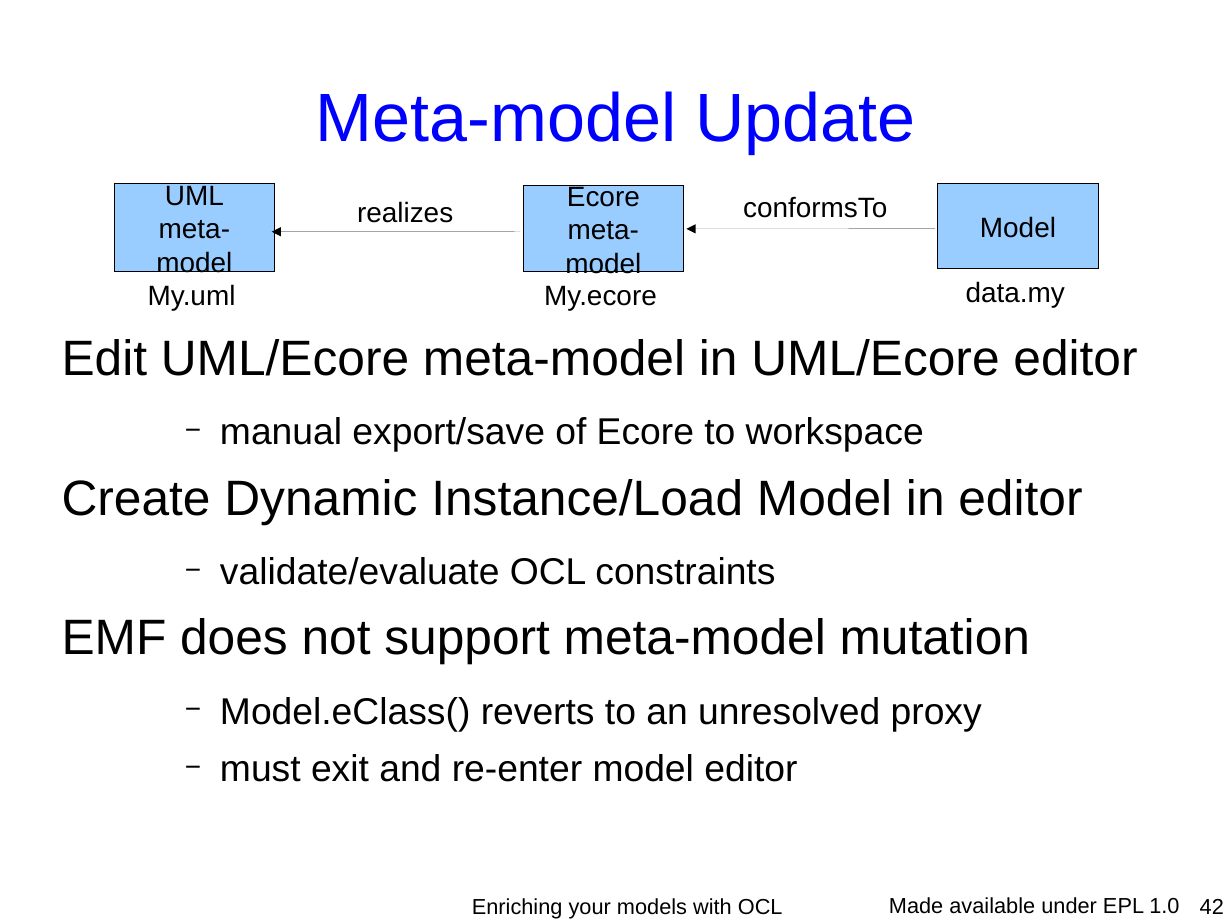
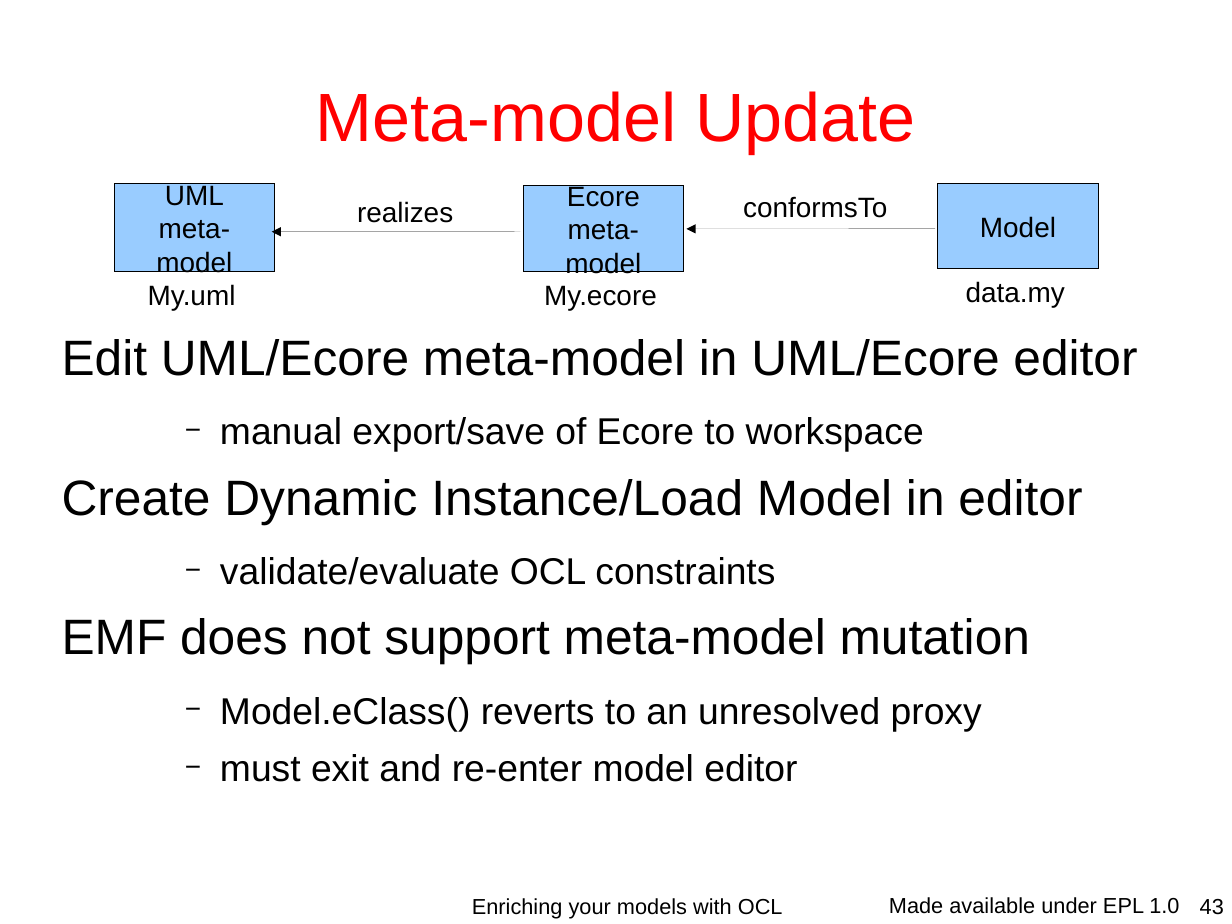
Before and after one commit to eclipse-ocl/ocl-website, a slide deck: slide 43 of ocl/docs/publications/ESE2010LongTalk/EnrichingWithOCL.odp (slide 42 before the commit). Drawn at 1232x924 pixels with LibreOffice and Linux fonts; fonts in the diff are those of the drawing; background and template pictures are left out. Boxes give left, top, right and bottom in pixels: in the first picture for what was removed or moved away, otherwise in the second. Text is boxed around its words. In the diff, an @@ line names an element or a change of style, - is before the commit and + after.

```diff
--- a/ocl/docs/publications/ESE2010LongTalk/EnrichingWithOCL.odp
+++ b/ocl/docs/publications/ESE2010LongTalk/EnrichingWithOCL.odp
@@ title "Meta-model Update" at (316,91,915,153): text colour #0000FF to #FF0000 @@
@@ page number at (1200,899,1224,915): text changed @@
-42
+43
```
Also in this commit, not shown: 8 other slides changed, 2 slides added, 1 slide removed.
